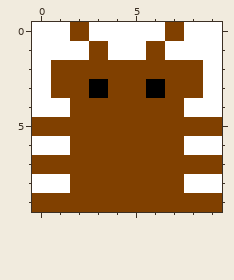
Pixel-art sprite -- public/ant.png. Above, as it was before the edit.
The file is 10x10 pixels.
And afterwards:
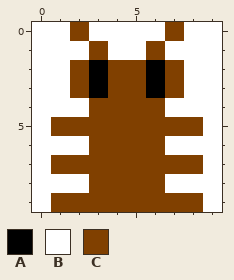
Palette (. is transparent): A #000000  B #ffffff  C #804000
What changed:
y 2: x 1 C -> B; x 3 C -> A; x 6 C -> A; x 8 C -> B
y 3: x 1 C -> B; x 8 C -> B
y 4: x 2 C -> B; x 7 C -> B
y 5: x 0 C -> B; x 9 C -> B
y 6: x 2 C -> B; x 7 C -> B
y 7: x 0 C -> B; x 9 C -> B
y 8: x 2 C -> B; x 7 C -> B
y 9: x 0 C -> B; x 9 C -> B
Boxes around the changes in both pictures, in picture pixels (x1, y1, x2, y2):
changed: (32, 60, 222, 212)
